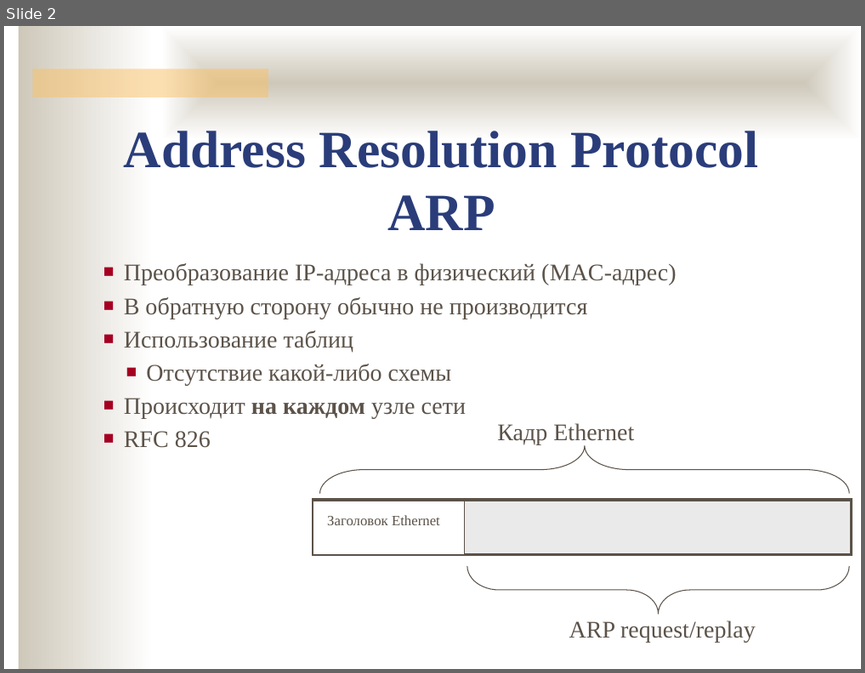
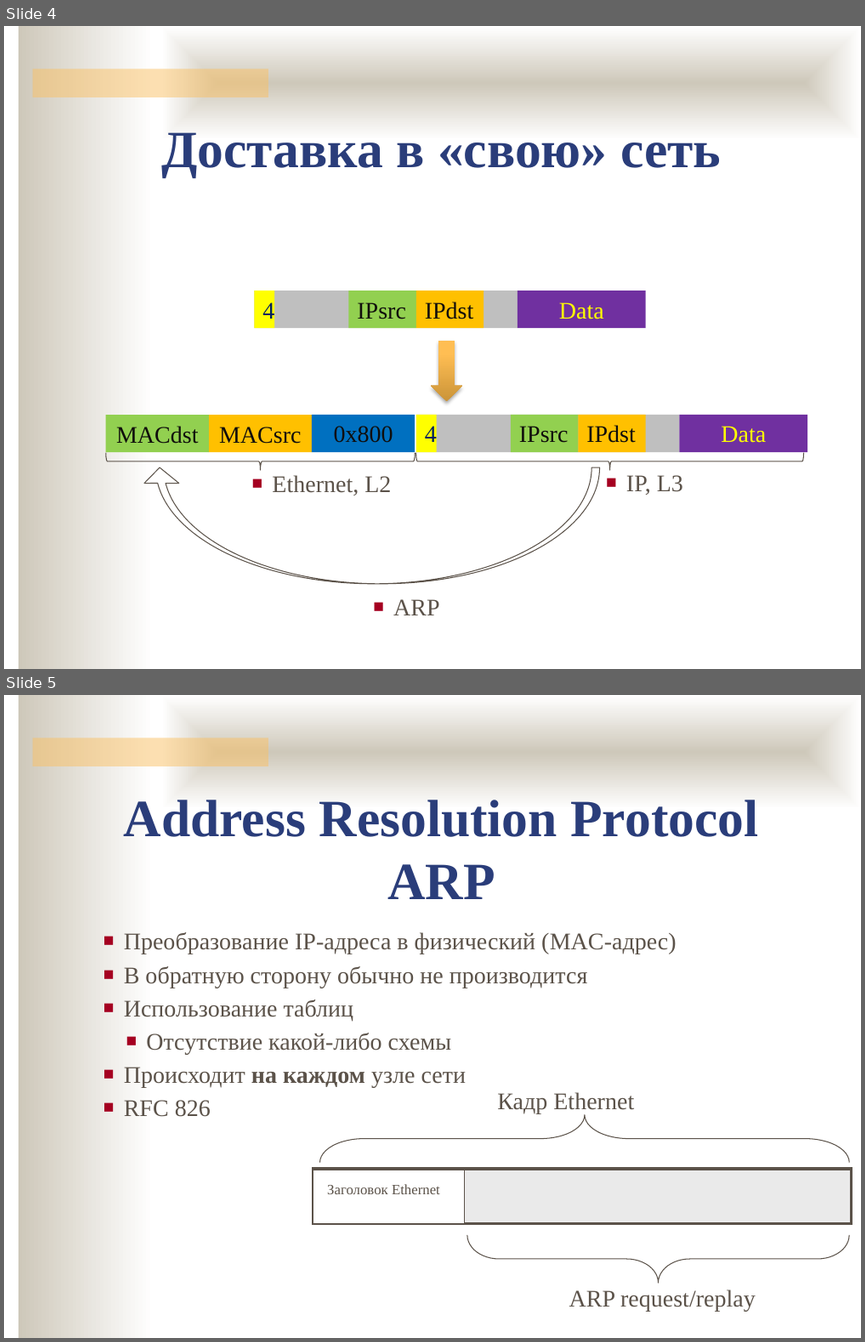
Before and after one commit to ukoloff/nets, a slide deck: 10.pptx. Shown one above the other, each under a label of ours: slide 2 before the commit, slides 4 and 5 after it. The pictures are 865x673 and 865x1342 pixels, drawn with LibreOffice and Linux fonts; fonts in the diff are those of the drawing; background and template pictures are left out. Boxes give left, top, right and bottom in pixels: in the first picture for what was removed or moved away, otherwise in the second. Text is boxed around its words. In the diff, an @@ line names an element or a change of style, - is before the commit and + after.

```diff
--- a/10.pptx
+++ b/10.pptx
@@ slide 4 added at (x1=4, y1=26, x2=861, y2=669), background #FFFFFF; not listed: 3 template elements that a slide beside it also shows @@
@@ text added at (x1=161, y1=132, x2=721, y2=177), 44 pt, text #2A3D7A, bold @@
+Доставка в «свою» сеть
@@ group added at (x1=254, y1=290, x2=646, y2=329): 5 rectangles @@
+4
+IPsrc
+IPdst
+Data
@@ down arrow added at (x1=431, y1=340, x2=462, y2=402), fill gradient #CB943A to #FFBE54 to #FFBF56 @@
@@ group added at (x1=105, y1=414, x2=808, y2=471): 8 rectangles, 2 right braces @@
+4
+IPsrc
+IPdst
+Data
+MACsrc
+MACdst
+0x800
@@ curved down arrow added at (x1=142, y1=467, x2=600, y2=584), outline #5B5249 0.75 pt @@
@@ text added at (x1=272, y1=475, x2=391, y2=495), 20 pt, text #5B5249 @@
+■ Ethernet, L2
@@ text added at (x1=626, y1=475, x2=683, y2=494), 20 pt, text #5B5249 @@
+■ IP, L3
@@ text added at (x1=393, y1=599, x2=440, y2=615), 20 pt, text #5B5249 @@
+■ ARP
@@ what was slide 2 is now slide 5 @@
```
Also in this commit, not shown: 2 other slides added, 1 other file.
